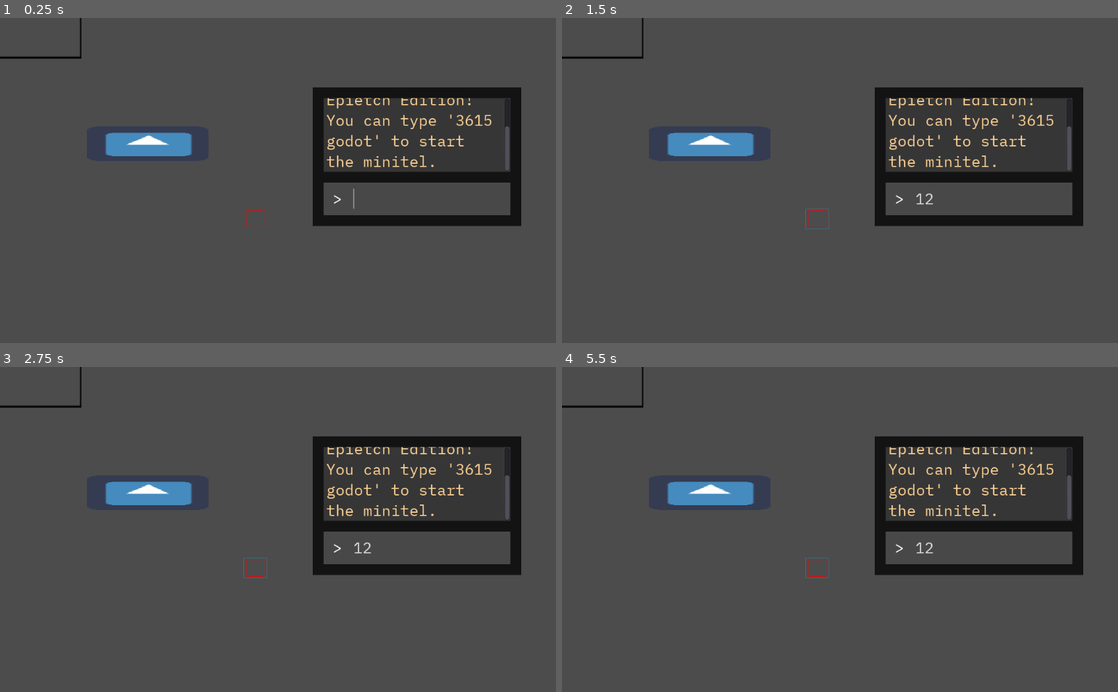
Above: before the commit, frames 1-4 (two rows, left to right).
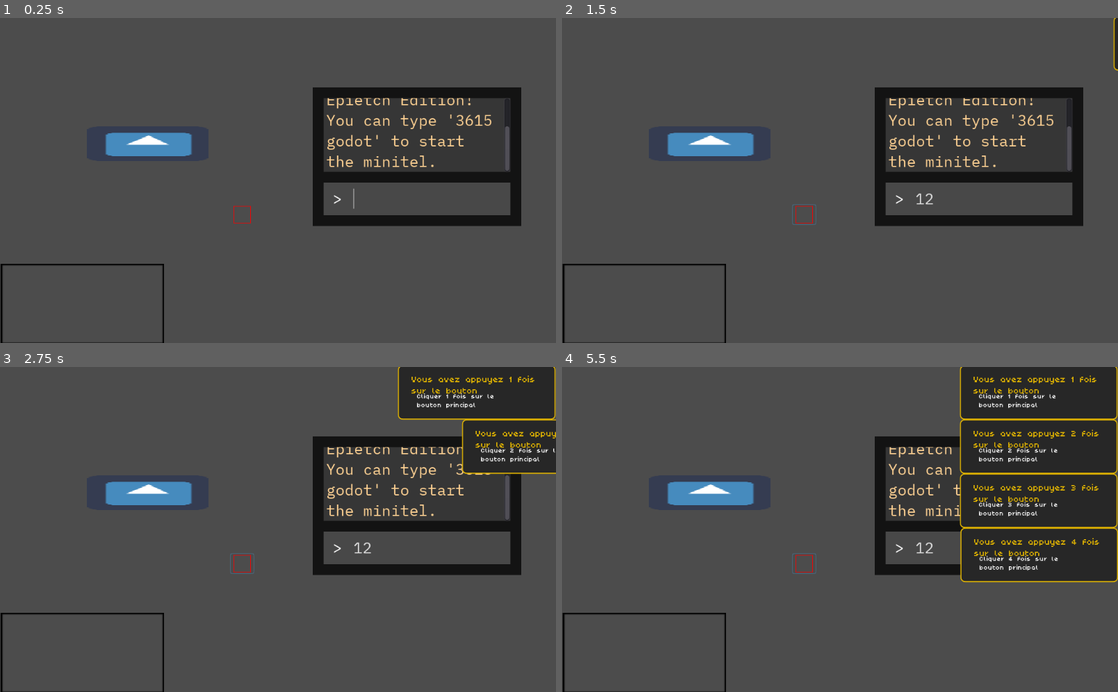
Above: after the commit, the same moments.

Repository: Armindster/success-abuse-epic-epietch-edition
Game: Godot game, scene res://Game/GameScreen.tscn
Same seed, same stepped clock (60 frames per second), same inputs: the game is played once before the commit and once after it. The engine's default icon, where the game draws it, is replaced by a stand-in: a white triangle on a blue panel in a dark square.
Inputs (mouse positions are in pixels of both pictures, inside the frame that each line leads up to; where the layout moved, square brackets give the same spot in the first picture):
- Up to frame 1 (0.25 s): no input
- Up to frame 2 (1.5 s): click (995, 200) at 0.52 s; type "12" at 0.6 s; click (806, 213) [817, 219] at 1.25 s
- Up to frame 3 (2.75 s): click (244, 562) [255, 568] at 2 s
- Up to frame 4 (5.5 s): click (806, 562) [817, 568] at 2.75 s; move the mouse to (962, 513) at 3.52 s; click (962, 513) at 3.67 s; tap Enter at 4.25 s; move the mouse to (712, 493) at 4.27 s; click (712, 493) at 4.42 s; move the mouse to (895, 458) at 5.02 s; click (895, 458) at 5.17 s

The runs differ from the first frame. In frame 1, 0.6% of the frame differs, in the area x 0-48%, y 0-100%; in frame 2, 0.7%; in frame 3, 7.0%; in frame 4, 14%, in the area x 0-100%, y 0-100%.

Commit message:
Update GameScreen & fix button & json

Diff:
--- a/Bouton/Bouton.gd
+++ b/Bouton/Bouton.gd
@@ -1,8 +1,31 @@
 extends Control
 
 var pressed = 0
-var ach = ["ach1", "ach2", "ach3", "ach4", "ach5", "ach6", "ach7", "ach8", "ach9", "ach10", "ach11", "ach12",
-			"ach13", "ach14", "ach15", "ach16", "ach17", "ach18", "ach19", "ach20", "ach42", "ach50", "ach999"]
+var ach = [
+	"vous_avez_appuyez_1_fois_sur_le_bouton",
+	"vous_avez_appuyez_2_fois_sur_le_bouton",
+	"vous_avez_appuyez_3_fois_sur_le_bouton",
+	"vous_avez_appuyez_4_fois_sur_le_bouton",
+	"vous_avez_appuyez_5_fois_sur_le_bouton",
+	"vous_avez_appuyez_6_fois_sur_le_bouton",
+	"vous_avez_appuyez_7_fois_sur_le_bouton",
+	"vous_avez_appuyez_8_fois_sur_le_bouton",
+	"vous_avez_appuyez_9_fois_sur_le_bouton",
+	"vous_avez_appuyez_10_fois_sur_le_bouton",
+	"vous_avez_appuyez_11_fois_sur_le_bouton",
+	"vous_avez_appuyez_12_fois_sur_le_bouton",
+	"vous_avez_appuyez_13_fois_sur_le_bouton",
+	"vous_avez_appuyez_14_fois_sur_le_bouton",
+	"vous_avez_appuyez_15_fois_sur_le_bouton",
+	"vous_avez_appuyez_16_fois_sur_le_bouton",
+	"vous_avez_appuyez_17_fois_sur_le_bouton",
+	"vous_avez_appuyez_18_fois_sur_le_bouton",
+	"vous_avez_appuyez_19_fois_sur_le_bouton",
+	"vous_avez_appuyez_20_fois_sur_le_bouton",
+	"la_reponse_a_la_vie,_a_l'univers_et_tout_le_reste",
+	"tu_t'es_crus_sur_cookie_clicker_?",
+	"le_triple_neuf"
+]
 var count = -1
 
 signal achievement
--- a/Game/GameScreen.gd
+++ b/Game/GameScreen.gd
@@ -4,8 +4,180 @@
 onready var Minitel = get_node("Minitel")
 onready var Carton = get_node("Carton")
 
+var toast_count = 0
+var success_count = 0
+
 func _ready():
 	randomize()
 
 func _process(delta):
-	pass
+	var toast
+	if toast_count == 7:
+		get_node("ToastsContainer").add_child(load("res://Toasts/Toast.tscn").instance())
+		toast = get_node("ToastsContainer").get_child(toast_count)
+		toast.connect("finished", self, "toast_end")
+		toast.modify_achievement("trop_de_toast_tue_le_toast", true)
+		toast_count += 1
+		success_count += 1
+	if success_count == 50:
+		get_node("ToastsContainer").add_child(load("res://Toasts/Toast.tscn").instance())
+		toast = get_node("ToastsContainer").get_child(toast_count)
+		toast.connect("finished", self, "toast_end")
+		toast.modify_achievement("serious_dedication", true)
+		toast_count += 1
+		success_count += 1
+	elif success_count == 100:
+		get_node("ToastsContainer").add_child(load("res://Toasts/Toast.tscn").instance())
+		toast = get_node("ToastsContainer").get_child(toast_count)
+		toast.connect("finished", self, "toast_end")
+		toast.modify_achievement("how_did_we_get_here?", true)
+		toast_count += 1
+		success_count += 1
+
+func toast_end(node):
+	node.queue_free()
+	toast_count -= 1
+
+func _on_Carton_empty():
+	get_node("ToastsContainer").add_child(load("res://Toasts/Toast.tscn").instance())
+	var toast = get_node("ToastsContainer").get_child(toast_count)
+	toast.connect("finished", self, "toast_end")
+	toast.modify_achievement("unpacked", true)
+	toast_count += 1
+	success_count += 1
+	get_node("Carton").queue_free()
+
+func _on_Minitel_alphabet():
+	get_node("ToastsContainer").add_child(load("res://Toasts/Toast.tscn").instance())
+	var toast = get_node("ToastsContainer").get_child(toast_count)
+	toast.connect("finished", self, "toast_end")
+	toast.modify_achievement("le_larousse", true)
+	toast_count += 1
+	success_count += 1
+
+func _on_Minitel_briag():
+	get_node("ToastsContainer").add_child(load("res://Toasts/Toast.tscn").instance())
+	var toast = get_node("ToastsContainer").get_child(toast_count)
+	toast.connect("finished", self, "toast_end")
+	toast.modify_achievement("briag", true)
+	toast_count += 1
+	success_count += 1
+
+func _on_Minitel_fanta():
+	get_node("ToastsContainer").add_child(load("res://Toasts/Toast.tscn").instance())
+	var toast = get_node("ToastsContainer").get_child(toast_count)
+	toast.connect("finished", self, "toast_end")
+	toast.modify_achievement("salut_a_tous,_c'est_fanta", true)
+	toast_count += 1
+	success_count += 1
+
+func _on_Minitel_felix():
+	get_node("ToastsContainer").add_child(load("res://Toasts/Toast.tscn").instance())
+	var toast = get_node("ToastsContainer").get_child(toast_count)
+	toast.connect("finished", self, "toast_end")
+	toast.modify_achievement("felix", true)
+	toast_count += 1
+	success_count += 1
+
+func _on_Minitel_godot():
+	get_node("ToastsContainer").add_child(load("res://Toasts/Toast.tscn").instance())
+	var toast = get_node("ToastsContainer").get_child(toast_count)
+	toast.connect("finished", self, "toast_end")
+	toast.modify_achievement("3615_godot", true)
+	toast_count += 1
+	success_count += 1
+
+func _on_Minitel_gorille():
+	get_node("ToastsContainer").add_child(load("res://Toasts/Toast.tscn").instance())
+	var toast = get_node("ToastsContainer").get_child(toast_count)
+	toast.connect("finished", self, "toast_end")
+	toast.modify_achievement("monke", true)
+	toast_count += 1
+	success_count += 1
+
+func _on_Minitel_malo():
+	get_node("ToastsContainer").add_child(load("res://Toasts/Toast.tscn").instance())
+	var toast = get_node("ToastsContainer").get_child(toast_count)
+	toast.connect("finished", self, "toast_end")
+	toast.modify_achievement("malo", true)
+	toast_count += 1
+	success_count += 1
+
+func _on_Minitel_monique():
+	get_node("ToastsContainer").add_child(load("res://Toasts/Toast.tscn").instance())
+	var toast = get_node("ToastsContainer").get_child(toast_count)
+	toast.connect("finished", self, "toast_end")
+	toast.modify_achievement("ha_bah_quelle_productivite", true)
+	toast_count += 1
+	success_count += 1
+
+func _on_Minitel_noe():
+	get_node("ToastsContainer").add_child(load("res://Toasts/Toast.tscn").instance())
+	var toast = get_node("ToastsContainer").get_child(toast_count)
+	toast.connect("finished", self, "toast_end")
+	toast.modify_achievement("noe", true)
+	toast_count += 1
+	success_count += 1
+
+func _on_Minitel_usul():
+	get_node("ToastsContainer").add_child(load("res://Toasts/Toast.tscn").instance())
+	var toast = get_node("ToastsContainer").get_child(toast_count)
+	toast.connect("finished", self, "toast_end")
+	toast.modify_achievement("3615_usul", true)
+	toast_count += 1
+	success_count += 1
+
+func _on_Minitel_veronique():
+	get_node("ToastsContainer").add_child(load("res://Toasts/Toast.tscn").instance())
+	var toast = get_node("ToastsContainer").get_child(toast_count)
+	toast.connect("finished", self, "toast_end")
+	toast.modify_achievement("veronique_nique_nique", true)
+	toast_count += 1
+	success_count += 1
+
+func _on_Bouton_achievement():
+	get_node("ToastsContainer").add_child(load("res://Toasts/Toast.tscn").instance())
+	var toast = get_node("ToastsContainer").get_child(toast_count)
+	toast.connect("finished", self, "toast_end")
+	toast.modify_achievement(get_node("Bouton").get_achievement(), true)
+	toast_count += 1
+	success_count += 1
+
+func _on_Carton_achievement():
+	var toast
+	var object = get_node("Carton").return_unpacked_object()
+	if object == "deadCat":
+		get_node("ToastsContainer").add_child(load("res://Toasts/Toast.tscn").instance())
+		toast = get_node("ToastsContainer").get_child(toast_count)
+		toast.connect("finished", self, "toast_end")
+		toast.modify_achievement("schrodinger_cat_is_a_lie", true)
+		toast_count += 1
+		success_count += 1
+	elif object == "aliveCat":
+		get_node("ToastsContainer").add_child(load("res://Toasts/Toast.tscn").instance())
+		toast = get_node("ToastsContainer").get_child(toast_count)
+		toast.connect("finished", self, "toast_end")
+		toast.modify_achievement("schrodinger_cat_is_alive", true)
+		toast_count += 1
+		success_count += 1
+	elif object == "airplane":
+		get_node("ToastsContainer").add_child(load("res://Toasts/Toast.tscn").instance())
+		toast = get_node("ToastsContainer").get_child(toast_count)
+		toast.connect("finished", self, "toast_end")
+		toast.modify_achievement("mh370", true)
+		toast_count += 1
+		success_count += 1
+	elif object == "jam":
+		get_node("ToastsContainer").add_child(load("res://Toasts/Toast.tscn").instance())
+		toast = get_node("ToastsContainer").get_child(toast_count)
+		toast.connect("finished", self, "toast_end")
+		toast.modify_achievement("vous_l'avez,_non_?", true)
+		toast_count += 1
+		success_count += 1
+	else:
+		get_node("ToastsContainer").add_child(load("res://Toasts/Toast.tscn").instance())
+		toast = get_node("ToastsContainer").get_child(toast_count)
+		toast.connect("finished", self, "toast_end")
+		toast.modify_achievement("maintenant,_oui", true)
+		toast_count += 1
+		success_count += 1
--- a/Game/GameScreen.tscn
+++ b/Game/GameScreen.tscn
@@ -18,17 +18,18 @@
 margin_bottom = 384.0
 
 [node name="Carton" parent="." instance=ExtResource( 3 )]
+position = Vector2( 152, 528 )
 
 [node name="Telefax" parent="." instance=ExtResource( 1 )]
 position = Vector2( 272, 232 )
 
 [node name="Bouton" parent="." instance=ExtResource( 5 )]
-margin_left = 448.0
-margin_top = 352.0
-margin_right = 448.0
-margin_bottom = 352.0
+margin_left = 424.0
+margin_top = 344.0
+margin_right = 424.0
+margin_bottom = 344.0
 
-[node name="HBoxContainer" type="VBoxContainer" parent="."]
+[node name="ToastsContainer" type="VBoxContainer" parent="."]
 margin_left = 1178.0
 margin_top = 48.0
 margin_right = 1282.0
@@ -36,3 +37,18 @@
 __meta__ = {
 "_edit_use_anchors_": false
 }
+
+[connection signal="alphabet" from="Minitel" to="." method="_on_Minitel_alphabet"]
+[connection signal="briag" from="Minitel" to="." method="_on_Minitel_briag"]
+[connection signal="fanta" from="Minitel" to="." method="_on_Minitel_fanta"]
+[connection signal="felix" from="Minitel" to="." method="_on_Minitel_felix"]
+[connection signal="godot" from="Minitel" to="." method="_on_Minitel_godot"]
+[connection signal="gorille" from="Minitel" to="." method="_on_Minitel_gorille"]
+[connection signal="malo" from="Minitel" to="." method="_on_Minitel_malo"]
+[connection signal="monique" from="Minitel" to="." method="_on_Minitel_monique"]
+[connection signal="noe" from="Minitel" to="." method="_on_Minitel_noe"]
+[connection signal="usul" from="Minitel" to="." method="_on_Minitel_usul"]
+[connection signal="veronique" from="Minitel" to="." method="_on_Minitel_veronique"]
+[connection signal="achievement" from="Carton" to="." method="_on_Carton_achievement"]
+[connection signal="empty" from="Carton" to="." method="_on_Carton_empty"]
+[connection signal="achievement" from="Bouton" to="." method="_on_Bouton_achievement"]
--- a/Toasts/achievement.json
+++ b/Toasts/achievement.json
@@ -65,7 +65,7 @@
   "3615_godot":{"description":"Allumer le Minitel", "accomplished":0, "name":"3615 Godot"},
   "aujourd'hui,_nous_sommes_dimanche,_comme_chaque_dimanche":{"description":"Cliquer sur le calendrier", "accomplished":0, "name":"Aujourd'hui, nous sommes dimanche, comme chaque dimanche"},
   "mais_pourquoi_je_travail_un_dimanche_?":{"description":"Cliquer une deuxième fois sur le calendrier", "accomplished":0, "name":"Mais pourquoi je travail un dimanche ?"},
-  "ha_bah_quelle_productivite":{"description":"Composer le 3615 Monique", "accomplished":0, "name":"Ha bah quelle productivité"},
+  "ha_bah_quelle_productivite":{"description":"Composer le 3615 Monique", "accomplished":0, "name":"Ha bah qu'elle productivité"},
   "3615_usul":{"description":"Composer le 3615 Usul", "accomplished":0, "name":"3615 Usul"},
   "travail_terminé":{"description":"Éteindre le Minitel", "accomplished":0, "name":"Travail terminé"},
   "veronique_nique_nique":{"description":"Composer le 3615 Véronique", "accomplished":0, "name":"Véronique-nique-nique"},
